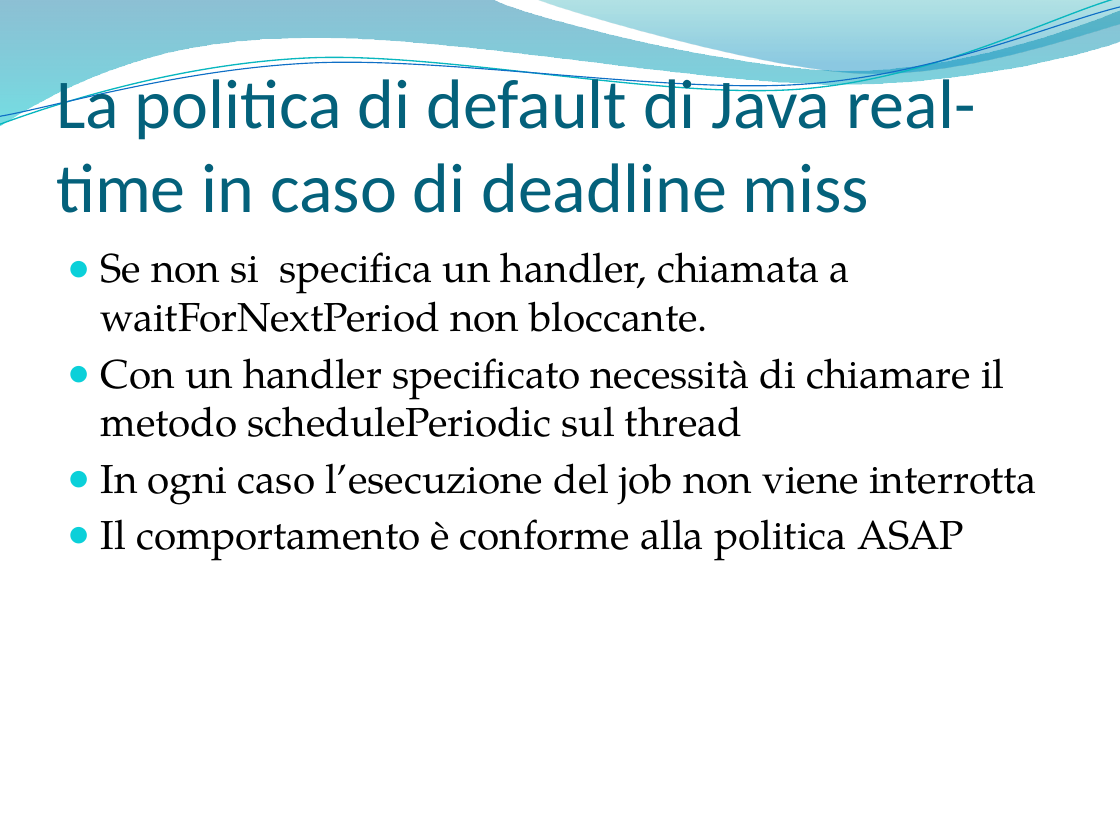
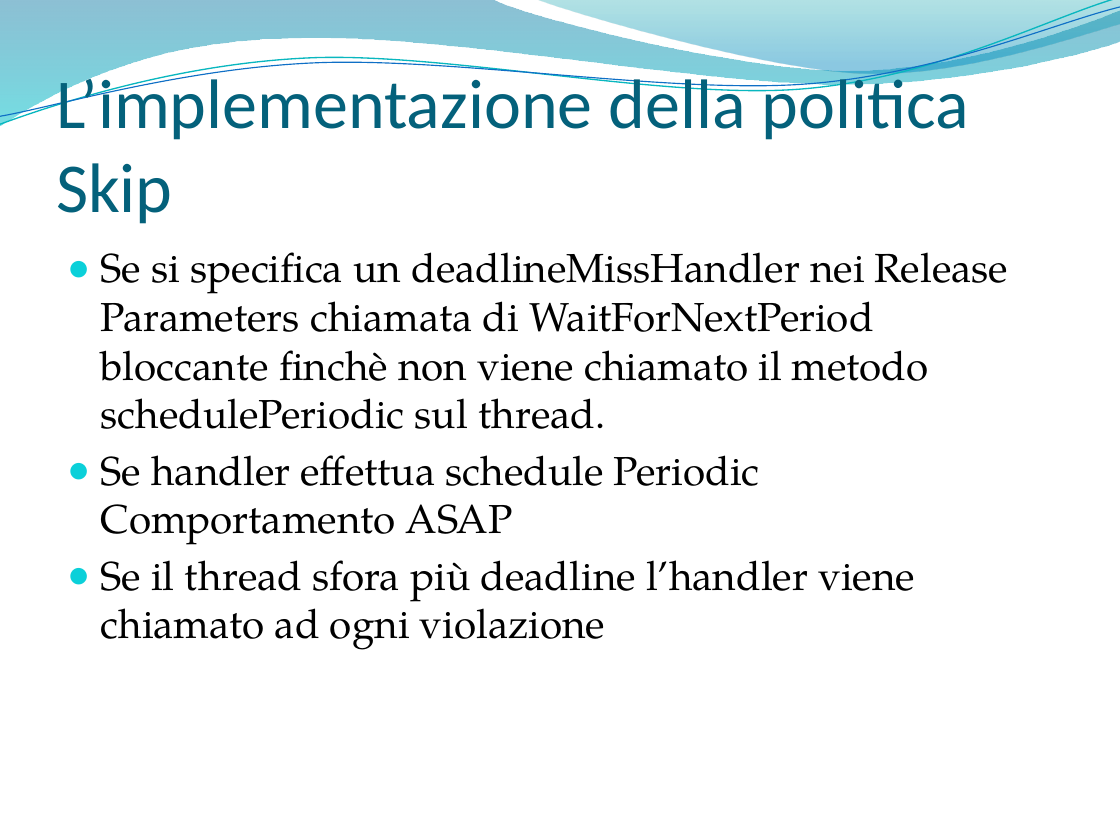
Before and after one commit to marconanni/provejavarealtime, a slide deck: slide 20 of SolarisNetBeansProjects/parti tesi/bozza presentazione.pptx (slide 13 before the commit). Drawn at 1120x840 pixels with LibreOffice and Linux fonts; fonts in the diff are those of the drawing; background and template pictures are left out. Boxes give left, top, right and bottom in pixels: in the first picture for what was removed or moved away, otherwise in the second. Text is boxed around its words. In the diff, an @@ line names an element or a change of style, - is before the commit and + after.

Commit message:
l'ultima versione della presentazione

```diff
--- a/SolarisNetBeansProjects/parti tesi/bozza presentazione.pptx
+++ b/SolarisNetBeansProjects/parti tesi/bozza presentazione.pptx
@@ title at [56, 69, 968, 224]: text changed @@
-La politica di default di Java real-time in caso di deadline miss
+L’implementazione della politica Skip
@@ text at [101, 252, 1008, 650]: text changed @@
-● Se non si specifica un handler, chiamata a waitForNextPeriod non bloccante.
-● Con un handler specificato necessità di chiamare il metodo schedulePeriodic sul thread
-● In ogni caso l’esecuzione del job non viene interrotta
-● Il comportamento è conforme alla politica ASAP
+● Se si specifica un deadlineMissHandler nei Release Parameters chiamata di WaitForNextPeriod bloccante finchè non viene chiamato il metodo schedulePeriodic sul thread.
+● Se handler effettua schedule Periodic Comportamento ASAP
+● Se il thread sfora più deadline l’handler viene chiamato ad ogni violazione
```
Also in this commit, not shown: 9 other slides changed, 16 slides added, 13 slides removed.
